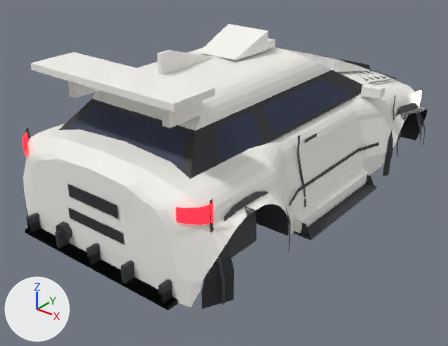
Before and after pictures for a commit that changed the FBX model assets/meshes/lynx/Lynx.fbx.
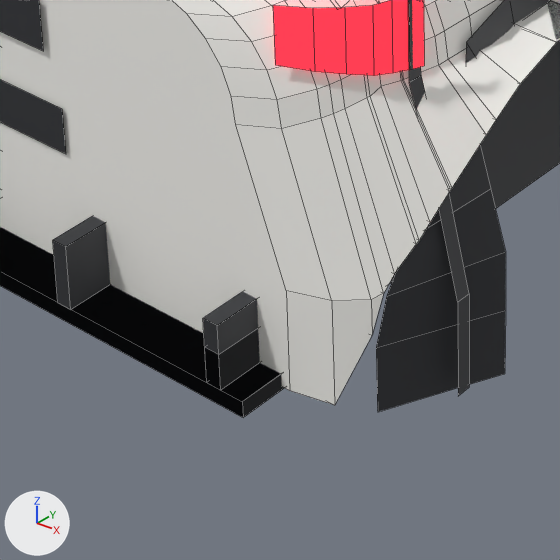
The first picture shows the older version from a camera (50 mm lens) standing at (9.59, -13.08, 6.54) and looking at (-0.07, -1.0, -0.95). The close-ups show the older and then the newer version on the part from 24% to 55% of the width and 60% to 100% of the height of that picture. Only the edits that show in the close-ups are written down. Lighting does not change. The marker at lower left points along +X, +Y and +Z. The close-ups show mesh edges as thin lines.

Objects in the first close-up: 'ArchLip_RR', 'BumperRear', 'Fender_RR', 'Ink_BumpR_R', 'Opt_Diffuser_Race_AccDiffuserRace', 'Opt_Diffuser_Road_AccDiffuser', 'RearPanel', 'TailGarnish', 'TailLight_R', 'WheelWell' and 1 more.
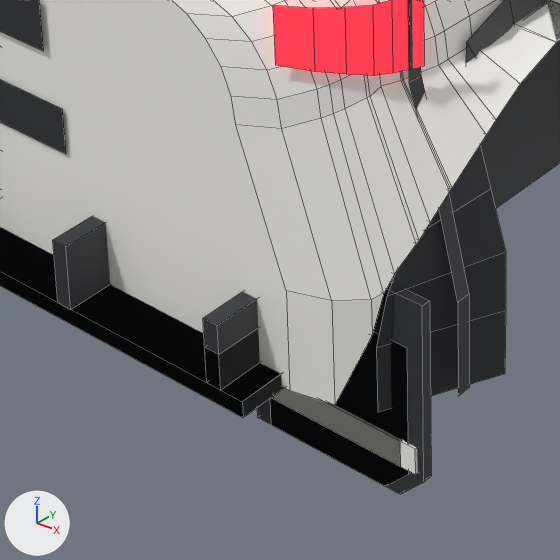
What differs and where, as boxes (x1, y1, x2, y2) in the close-ups (560 x 560 px):
'Opt_Mudflaps_Long_AccMudflapsLong', added: after (257, 282, 431, 494)
'Opt_Mudflaps_Rally_AccMudflaps', added: after (270, 332, 409, 486)
'Opt_Mudflaps_Rally_AccMudflapsBand', added: after (274, 388, 401, 466)
'Opt_Mudflaps_Long_AccMudflapsLongBand', added: after (271, 389, 418, 474)

What changed in the scene script:
```text
Add me_opt_mudflaps_rally_accmudflaps:
    me_opt_mudflaps_rally_accmudflaps.from_pydata(...)  # 40 vertices, 28 faces; spans x -3.06..3.06, y -5.38..2.78, z -1.95..-1.0
    me_opt_mudflaps_rally_accmudflaps.materials.append(mat_trim)  # dark grey #2f3035
Add me_opt_mudflaps_rally_accmudflapsband:
    me_opt_mudflaps_rally_accmudflapsband.from_pydata(...)  # a box spanning x 2.14..3.02, y 2.7..2.8, z -1.75..-1.59; a box spanning x -3.02..-2.14, y 2.7..2.8, z -1.75..-1.59; a box spanning x 2.14..3.02, y -5.4..-5.3, z -1.75..-1.59; a box spanning x -3.02..-2.14, y -5.4..-5.3, z -1.75..-1.59
    me_opt_mudflaps_rally_accmudflapsband.materials.append(mat_body)  # white #f7f6f1
Add me_opt_mudflaps_long_accmudflapslongband:
    me_opt_mudflaps_long_accmudflapslongband.from_pydata(...)  # a box spanning x 2.04..3.12, y 2.7..2.8, z -1.75..-1.59; a box spanning x -3.12..-2.04, y 2.7..2.8, z -1.75..-1.59; a box spanning x 2.04..3.12, y -5.4..-5.3, z -1.75..-1.59; a box spanning x -3.12..-2.04, y -5.4..-5.3, z -1.75..-1.59
    me_opt_mudflaps_long_accmudflapslongband.materials.append(mat_body)  # white #f7f6f1
Add me_opt_mudflaps_long_accmudflapslong:
    me_opt_mudflaps_long_accmudflapslong.from_pydata(...)  # 40 vertices, 28 faces; spans x -3.16..3.16, y -5.38..2.78, z -1.95..-0.7
    me_opt_mudflaps_long_accmudflapslong.materials.append(mat_trim)  # dark grey #2f3035
Add ob_opt_mudflaps_rally_accmudflaps:
    ob_opt_mudflaps_rally_accmudflaps = bpy.data.objects.new('Opt_Mudflaps_Rally_AccMudflaps', me_opt_mudflaps_rally_accmudflaps)
    ob_opt_mudflaps_rally_accmudflaps.location = (0.0, 0.0, 0.0)
Add ob_opt_mudflaps_rally_accmudflapsband:
    ob_opt_mudflaps_rally_accmudflapsband = bpy.data.objects.new('Opt_Mudflaps_Rally_AccMudflapsBand', me_opt_mudflaps_rally_accmudflapsband)
    ob_opt_mudflaps_rally_accmudflapsband.location = (0.0, 0.0, 0.0)
Add ob_opt_mudflaps_long_accmudflapslongband:
    ob_opt_mudflaps_long_accmudflapslongband = bpy.data.objects.new('Opt_Mudflaps_Long_AccMudflapsLongBand', me_opt_mudflaps_long_accmudflapslongband)
    ob_opt_mudflaps_long_accmudflapslongband.location = (0.0, 0.0, 0.0)
Add ob_opt_mudflaps_long_accmudflapslong:
    ob_opt_mudflaps_long_accmudflapslong = bpy.data.objects.new('Opt_Mudflaps_Long_AccMudflapsLong', me_opt_mudflaps_long_accmudflapslong)
    ob_opt_mudflaps_long_accmudflapslong.location = (0.0, 0.0, 0.0)
```
